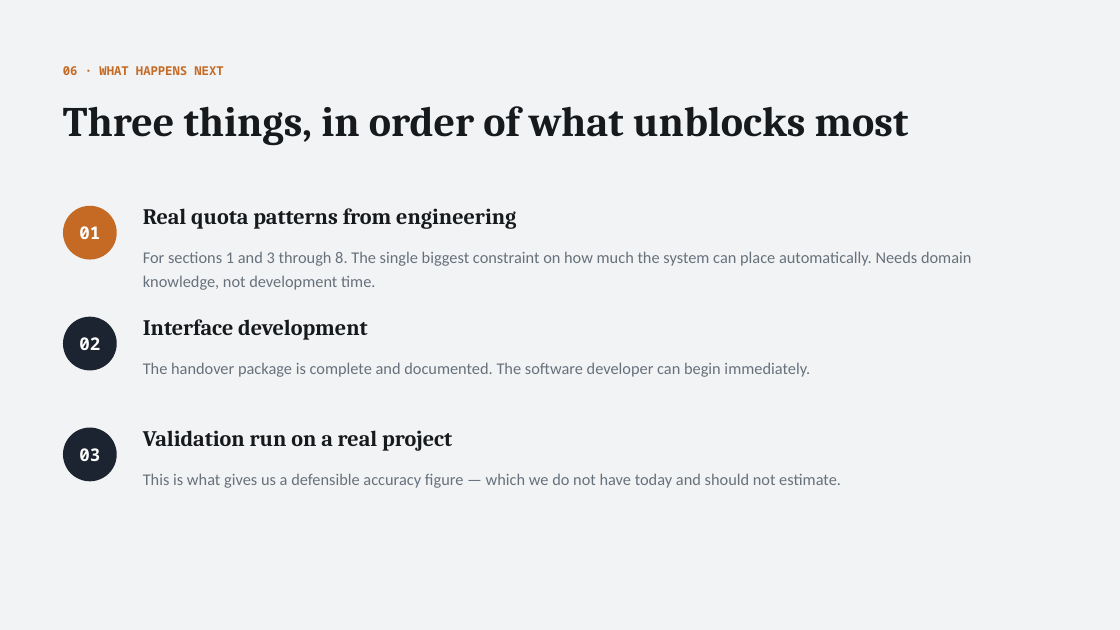
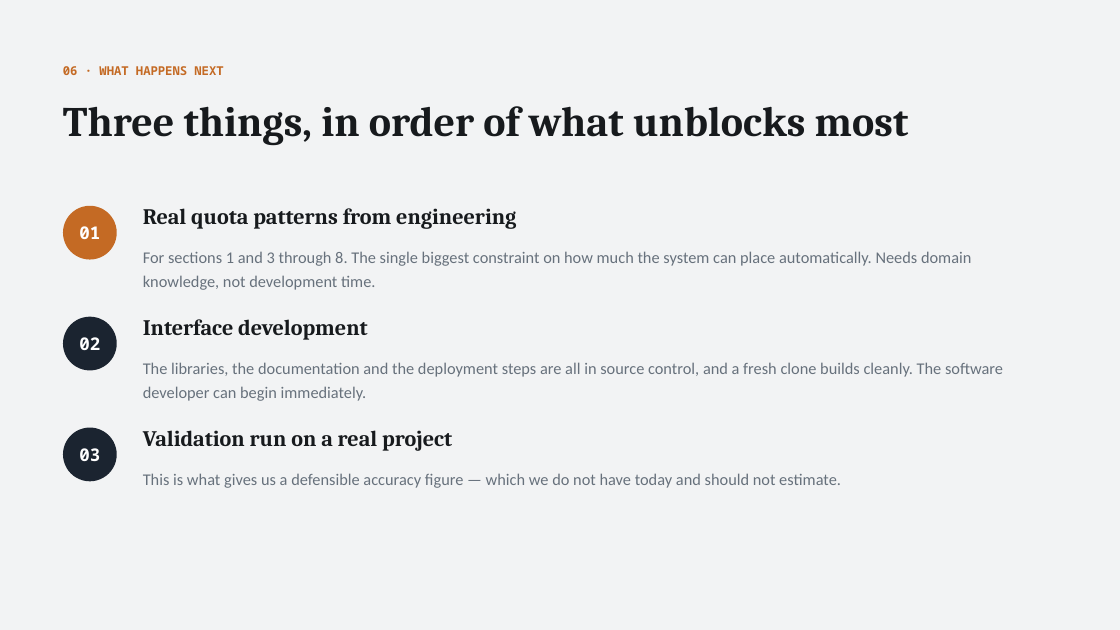
Before and after one commit to Syaziyah30/DeviceCluster, a slide deck: slide 9 of handoff/DeviceCluster-Briefing.pptx (slide 8 before the commit). Drawn at 1120x630 pixels with LibreOffice and Linux fonts; fonts in the diff are those of the drawing. Boxes give left, top, right and bottom in pixels: in the first picture for what was removed or moved away, otherwise in the second. Text is boxed around its words. In the diff, an @@ line names an element or a change of style, - is before the commit and + after.

```diff
--- a/handoff/DeviceCluster-Briefing.pptx
+++ b/handoff/DeviceCluster-Briefing.pptx
@@ text at (143,362,1003,401): text changed @@
-The handover package is complete and documented. The software developer can begin immediately.
+The libraries, the documentation and the deployment steps are all in source control, and a fresh clone builds cleanly. The software developer can begin immediately.
```
Also in this commit, not shown: 3 other slides changed, 1 slide added.
